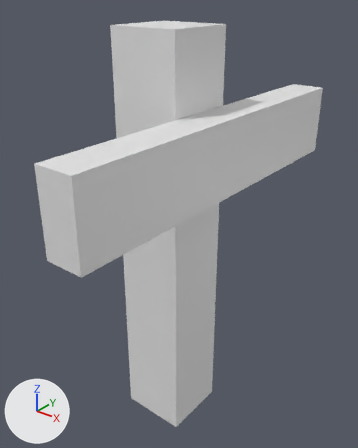
One commit to the Blender file MiscGreyboxingModels/Guardrail.blend: the scene before it, then after it.
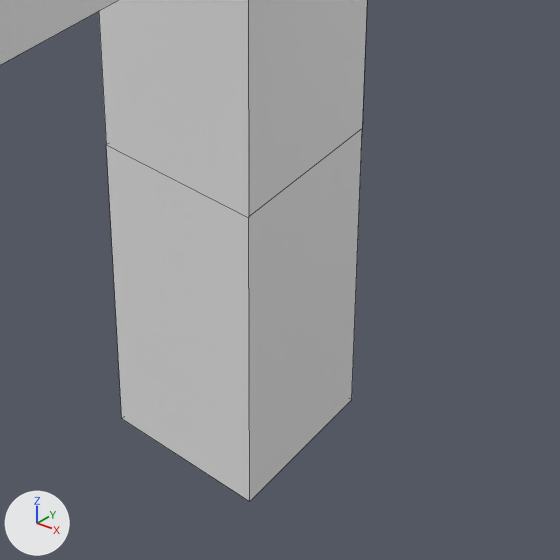
Each version is shown whole from a 50 mm lens placed at (4.16, -5.0, 6.45), pointed at (0.1, 0.07, 3.31), then close up on the part from 25% to 80% of the width and 56% to 100% of the height. The lights are fixed; the arrows at lower left show +X, +Y and +Z. The close-ups show mesh edges as thin lines.

Names of what the first close-up shows: 'Guardrail'.
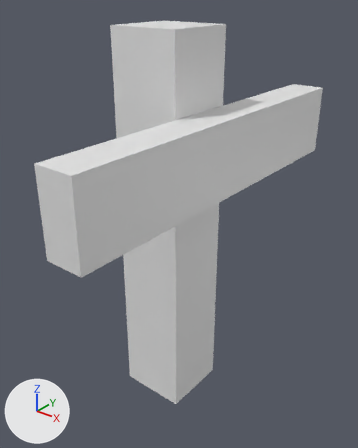
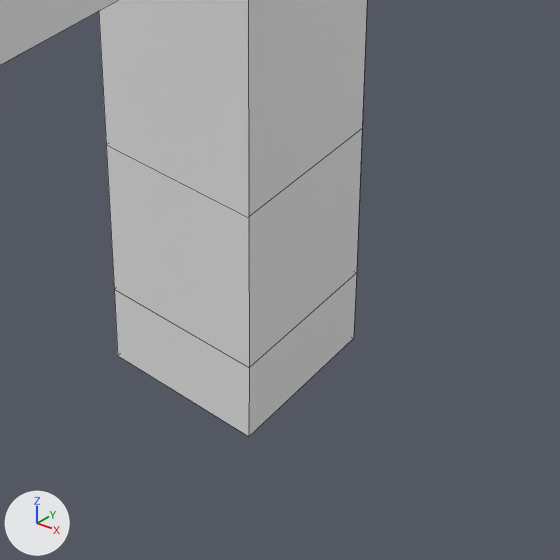
The newer file is also turned or shifted as a whole; pictures and numbers use the older file's frame.

Pixel boxes (x1, y1, x2, y2) of what changed, in the close-ups (560 x 560 px):
'Guardrail', reshaped: before (0, 0, 367, 501); after (0, 0, 367, 436)
part 1 of me_cube_001, built on: before (106, 129, 362, 501); after (106, 129, 362, 436)

What changed in the scene script:
```text
Change me_cube_001:
    where me_cube_001.from_pydata(...)  # 50 vertices, 39 faces; spans x -2.0..4.0, y 0.0..12.0, z -1.0..1.0
    used by ob_guardrail; location = (0.0, 0.0, 0.0); rotation_euler = (1.571, 0.0, 0.0), in degrees (90, 0, 0); scale = (0.25, 0.5, 2.5)
    verts and faces of me_cube_001; kept vertices keep their numbers, new ones are numbered from 50
    before: 9 (2.0, 0.0, -0.2) at pixel (351, 399), 11 (2.0, 0.0, 0.2) at pixel (249, 501), 13 (-2.0, 0.0, -0.2), 15 (-2.0, 0.0, 0.2) at pixel (121, 418), 44 (-2.0, 3.99, -0.2)
    before: 45 (-2.0, 4.0, 0.2) at pixel (106, 144), 46 (2.0, 3.98, 0.2) at pixel (248, 217), 47 (2.0, 3.99, 0.2) at pixel (248, 216), 48 (2.0, 4.0, -0.2) at pixel (362, 128), 49 (2.0, 3.96, -0.2) at pixel (362, 131)
    me_cube_001 part 1
    add delete_vertices([9, 11, 13, 15])  # with the faces that use them
    add verts[50] = (-2.01, 1.0, -0.2)
    add verts[51] = (-2.01, 1.0, 0.2)  # pixel (117, 355)
    add verts[52] = (1.99, 0.98, -0.2)  # pixel (353, 338)
    add verts[53] = (1.99, 0.99, 0.2)  # pixel (248, 436)
    add verts[54] = (1.99, 0.99, 0.2)  # pixel (248, 436)
    add verts[55] = (1.99, 0.98, -0.2)  # pixel (353, 338)
    add for new, old in zip([*range(56, 62)], [*range(50, 56)]): verts[new] = verts[old] + (0.01, 1.0, 0.0)
    add faces += [(52, 58, 61, 55), (47, 60, 61, 48), (53, 54, 60, 59), (54, 55, 61, 60)]  # mat_material_002 (white #e7e7e7)
    add faces += [(44, 56, 57, 45), (44, 49, 58, 56), (45, 57, 59, 46), (50, 52, 55, 54, 53, 51), (50, 56, 58, 52), (51, 53, 59, 57)]  # mat_material (white #e7e7e7)
    add faces += [(50, 51, 57, 56)]  # mat_material (white #e7e7e7)
```
